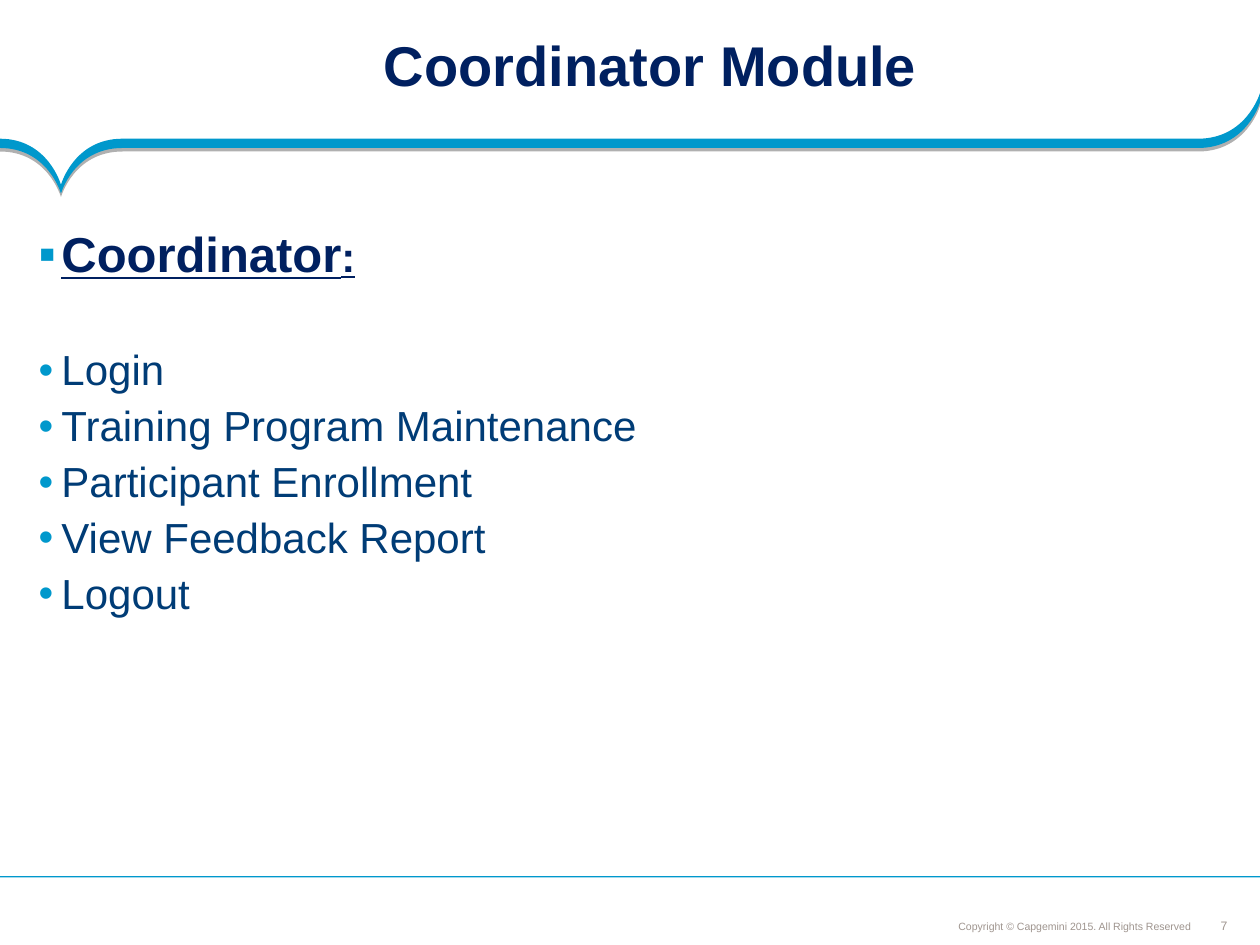
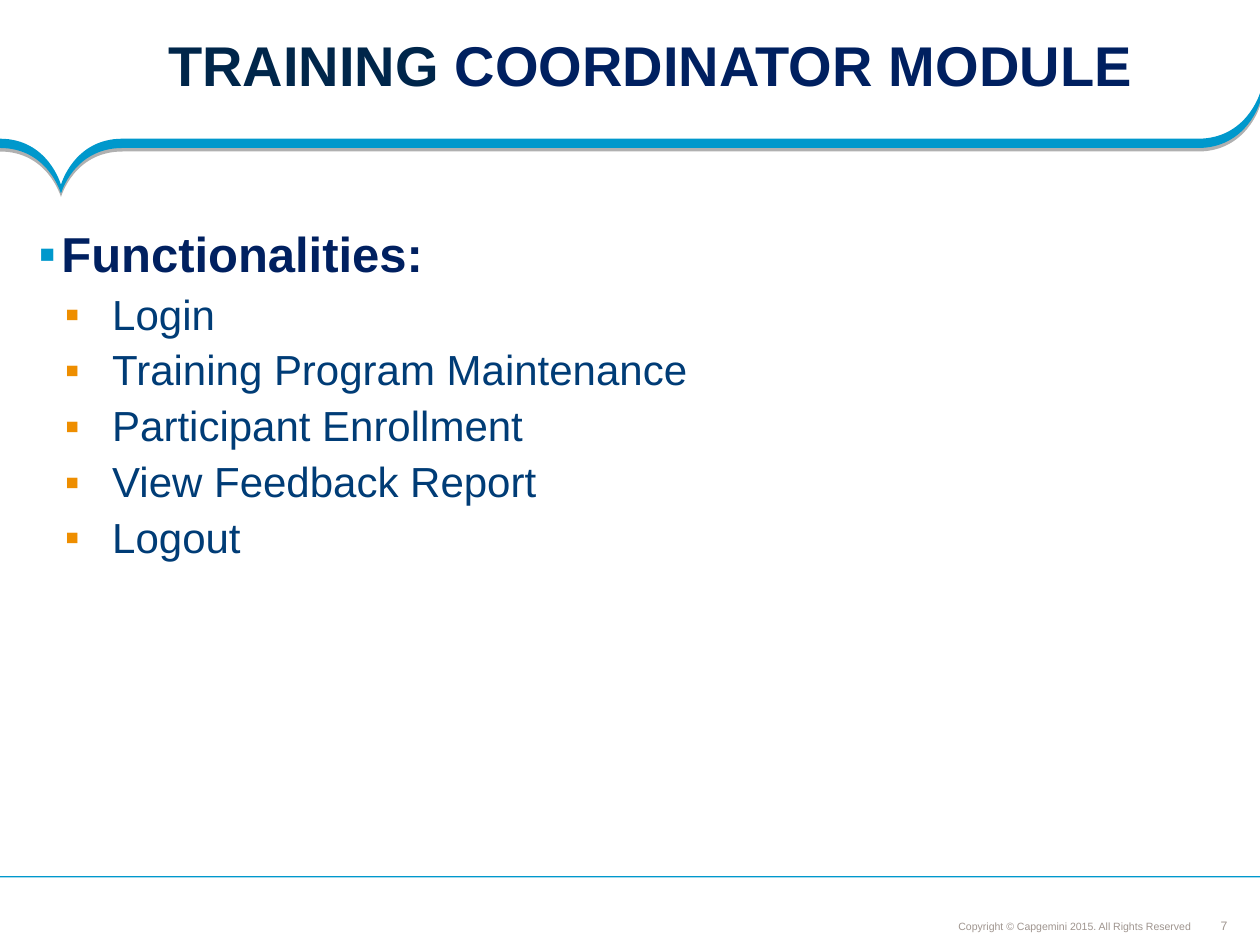
Before and after one commit to SaiEshwar157233/FeedbackMS, a slide deck: slide 7 of Feedback_managment_PLP Documents/ProjectDocuments/Requirements/Understanding Documents/Feedback Management System.ppt. Drawn at 1260x945 pixels with LibreOffice and Linux fonts; fonts in the diff are those of the drawing; background and template pictures are left out. Boxes give left, top, right and bottom in pixels: in the first picture for what was removed or moved away, otherwise in the second. Text is boxed around its words. In the diff, an @@ line names an element or a change of style, - is before the commit and + after.

```diff
--- a/Feedback_managment_PLP Documents/ProjectDocuments/Requirements/Understanding Documents/Feedback Management System.ppt
+++ b/Feedback_managment_PLP Documents/ProjectDocuments/Requirements/Understanding Documents/Feedback Management System.ppt
@@ title at [168,47,1132,87]: text changed @@
-Coordinator Module
+TRAINING COORDINATOR MODULE
@@ text at [61,236,422,273]: text changed @@
-▪ Coordinator:
+▪ Functionalities:
@@ text at [112,299,687,562]: bullet • to ▪; list level 1 to 2 in "Login"; bullet colour #0098CC to #EE8E00; list level 1 to 2 in "Training Program Maintenance"; list level 1 to 2 in "Participant Enrollment"; list level 1 to 2 in "View Feedback Report"; list level 1 to 2 in "Logout" @@
```
Also in this commit, not shown: 9 other slides changed, 6 slides added, 10 slides removed, 4 other files.
